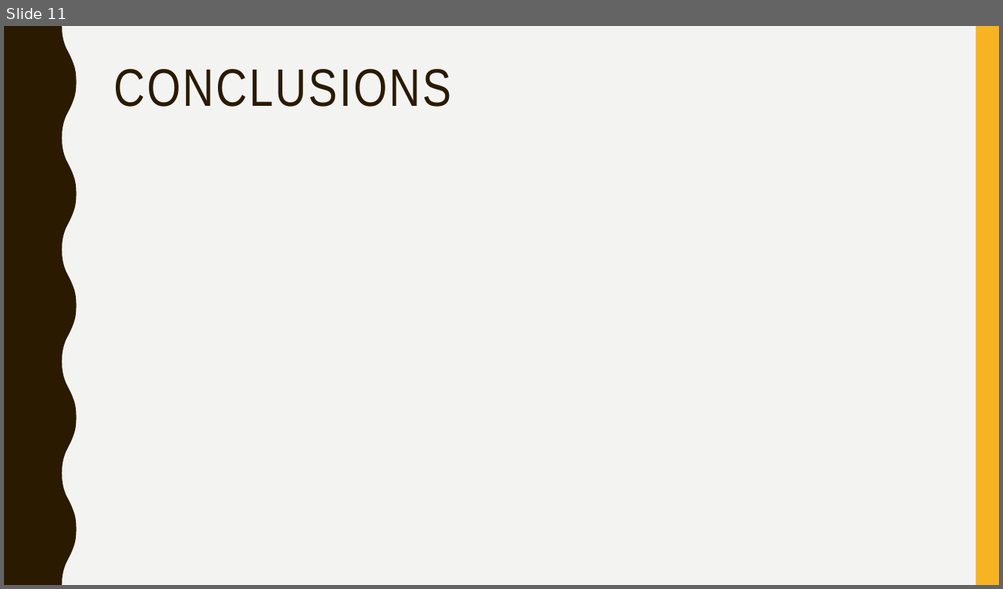
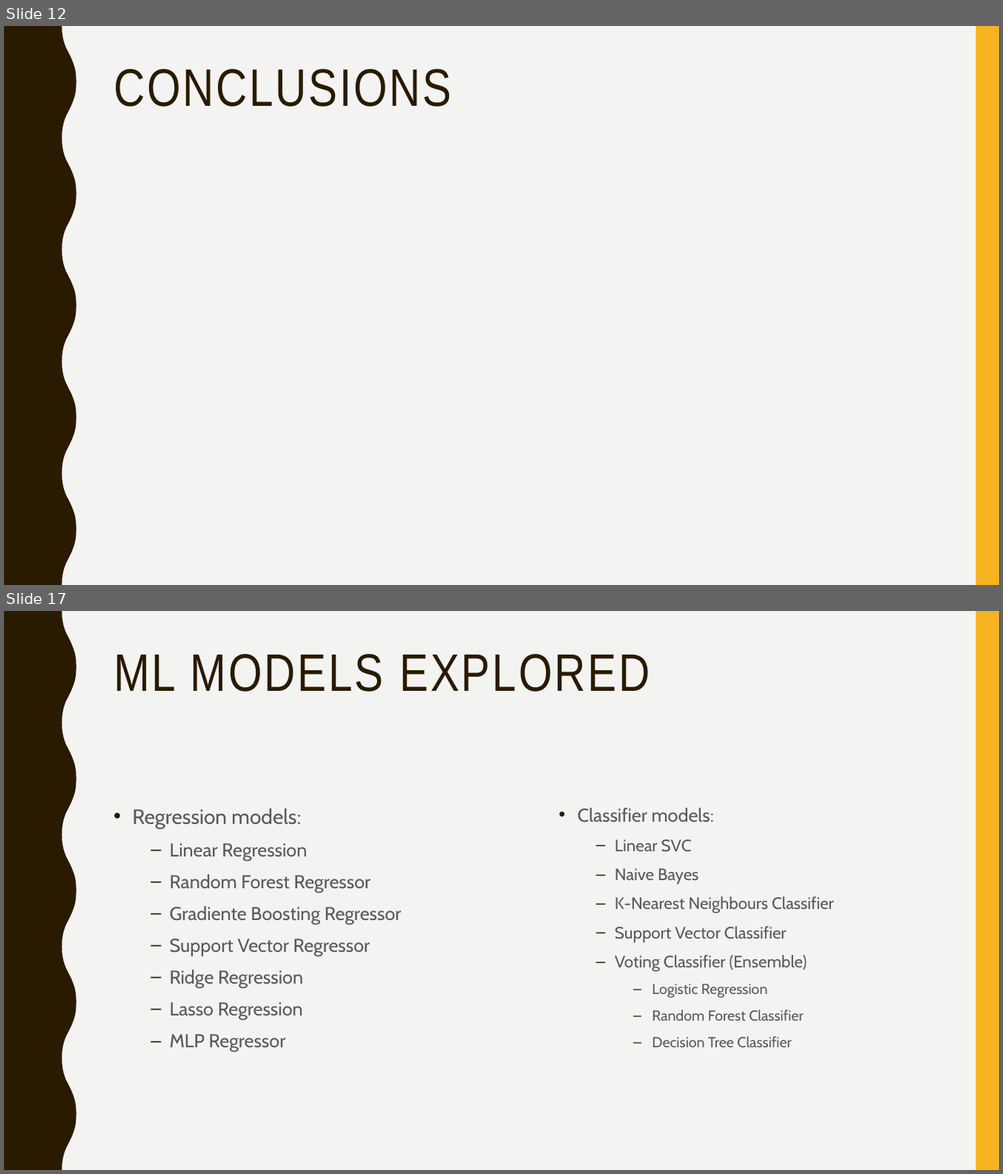
Before and after one commit to afs202005277/AC, a slide deck: ppt projeto.pptx. Shown one above the other, each under a label of ours: slide 11 before the commit, slides 12 and 17 after it; the slides between them are not shown. The pictures are 1003x589 and 1003x1174 pixels, drawn with LibreOffice and Linux fonts; fonts in the diff are those of the drawing. Boxes give left, top, right and bottom in pixels: in the first picture for what was removed or moved away, otherwise in the second. Text is boxed around its words. In the diff, an @@ line names an element or a change of style, - is before the commit and + after.

```diff
--- a/ppt projeto.pptx
+++ b/ppt projeto.pptx
@@ slide 17 added at (4, 611, 999, 1170), background #F3F3F2; not listed: 2 template elements that a slide beside it also shows @@
@@ title added at (114, 654, 649, 692), 51 pt, text #2A1A00 @@
+ML MODELS EXPLORED
@@ text added at (132, 808, 834, 1052), 18 pt, text #595959 @@
+• Regression models:
+  – Linear Regression
+  – Random Forest Regressor
+  – Gradiente Boosting Regressor
+  – Support Vector Regressor
+  – Ridge Regression
+  – Lasso Regression
+  – MLP Regressor
+  • Classifier models:
+    – Linear SVC
+    – Naive Bayes
+    – K-Nearest Neighbours Classifier
+    – Support Vector Classifier
+    – Voting Classifier (Ensemble)
+      – Logistic Regression
+      – Random Forest Classifier
+      – Decision Tree Classifier
@@ what was slide 11 is now slide 12 @@
```
Also in this commit, not shown: 12 other slides added, 13 other files.
